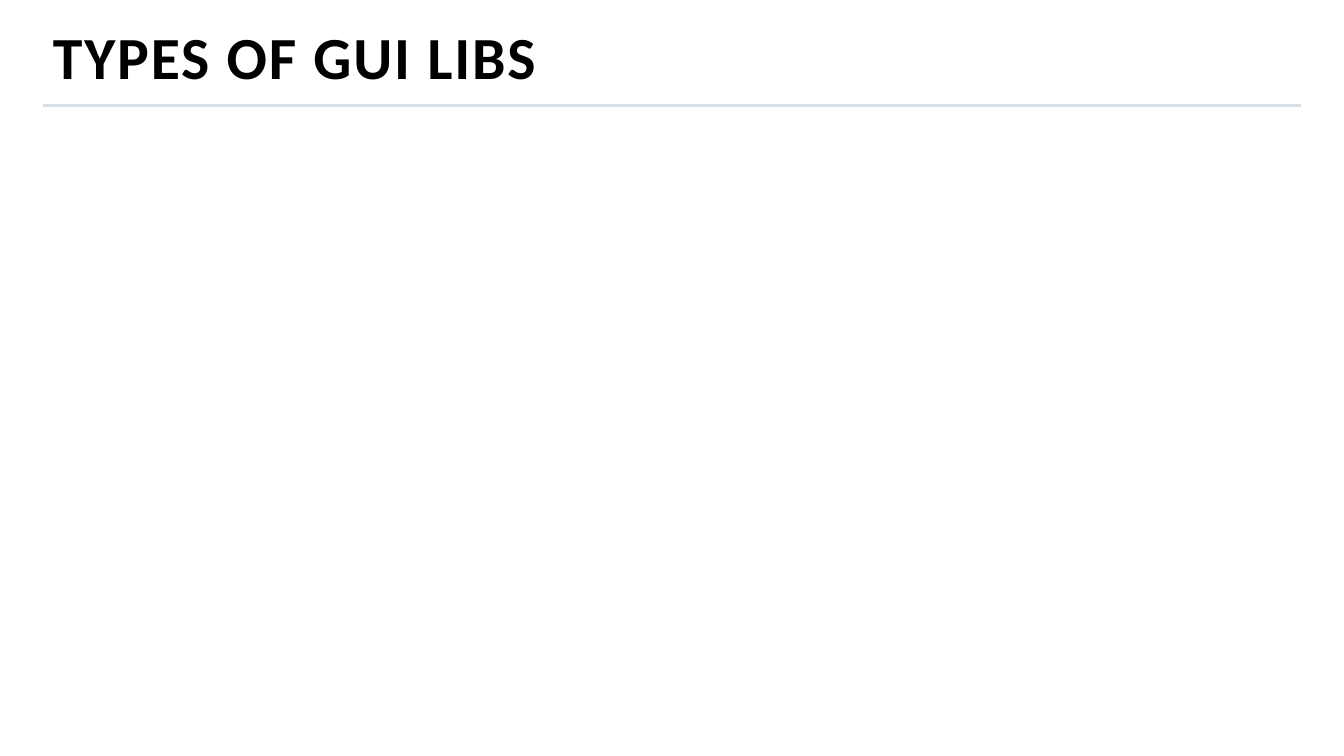
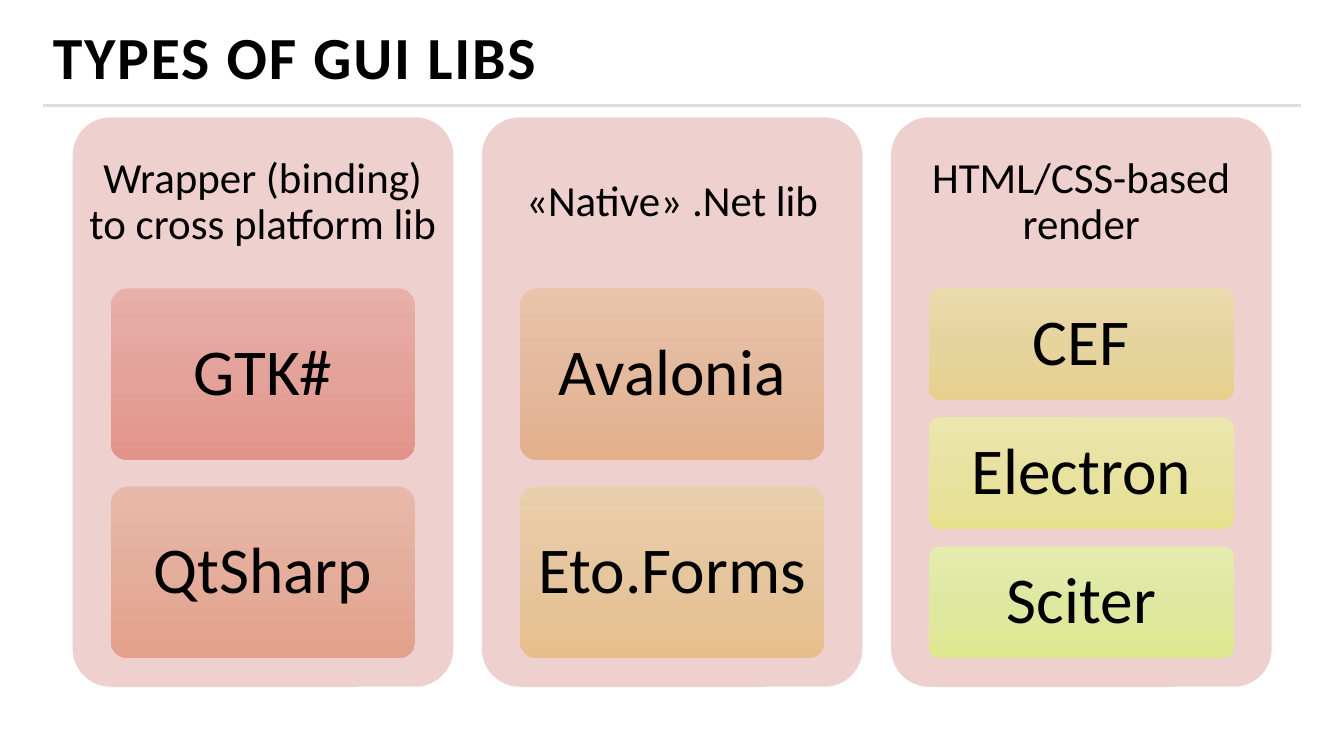
Before and after one commit to MihailRomanov/TechTalks_GUI_in_Net, a slide deck: slide 4 of presentation.pptx. Drawn at 1344x756 pixels with LibreOffice and Linux fonts; fonts in the diff are those of the drawing; background and template pictures are left out. Boxes give left, top, right and bottom in pixels: in the first picture for what was removed or moved away, otherwise in the second. Text is boxed around its words. In the diff, an @@ line names an element or a change of style, - is before the commit and + after.

Commit message:
Add slides about crossplatform libs

```diff
--- a/presentation.pptx
+++ b/presentation.pptx
@@ group added at <box>73,117,1271,687</box>: 10 rounded rectangles, 10 texts @@
+Wrapper (binding) to cross platform lib
+GTK#
+QtSharp
+«Native» .Net lib
+Avalonia
+Eto.Forms
+HTML/CSS-based render
+CEF
+Electron
+Sciter
```
Also in this commit, not shown: 1 other slide changed.
